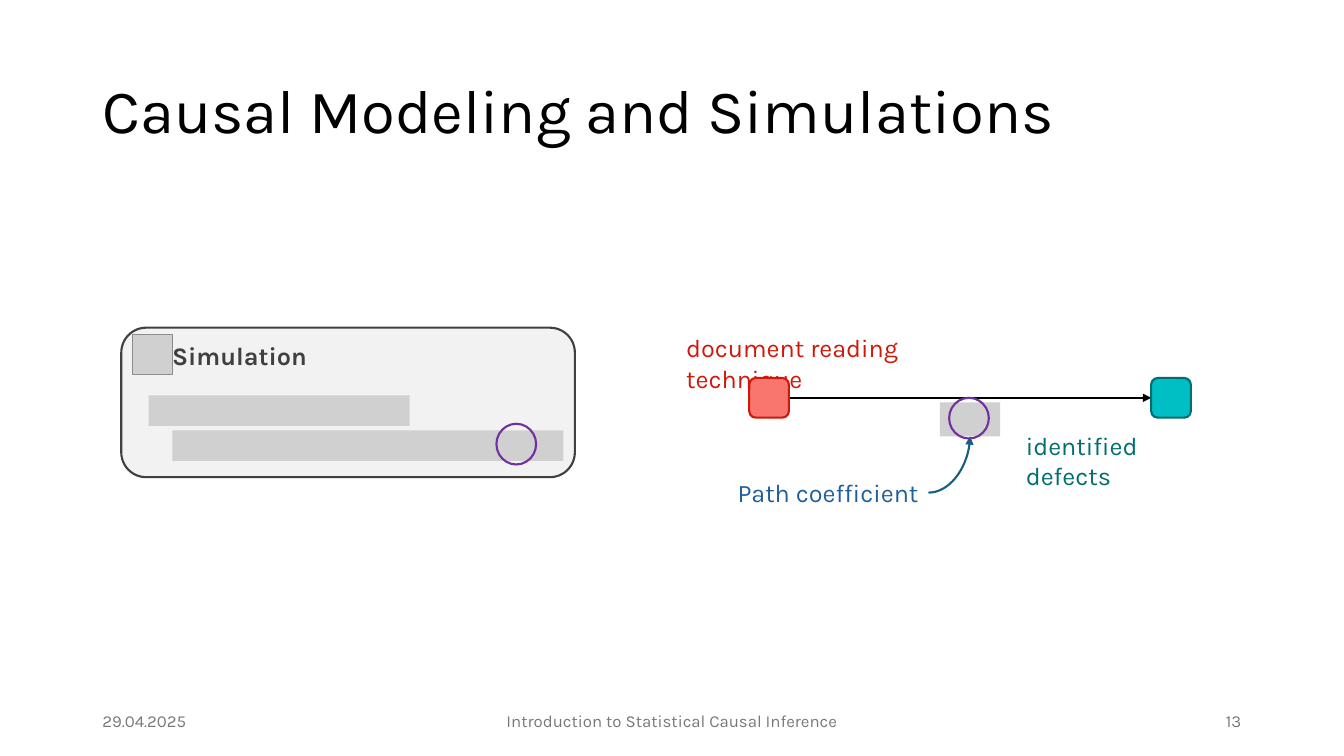
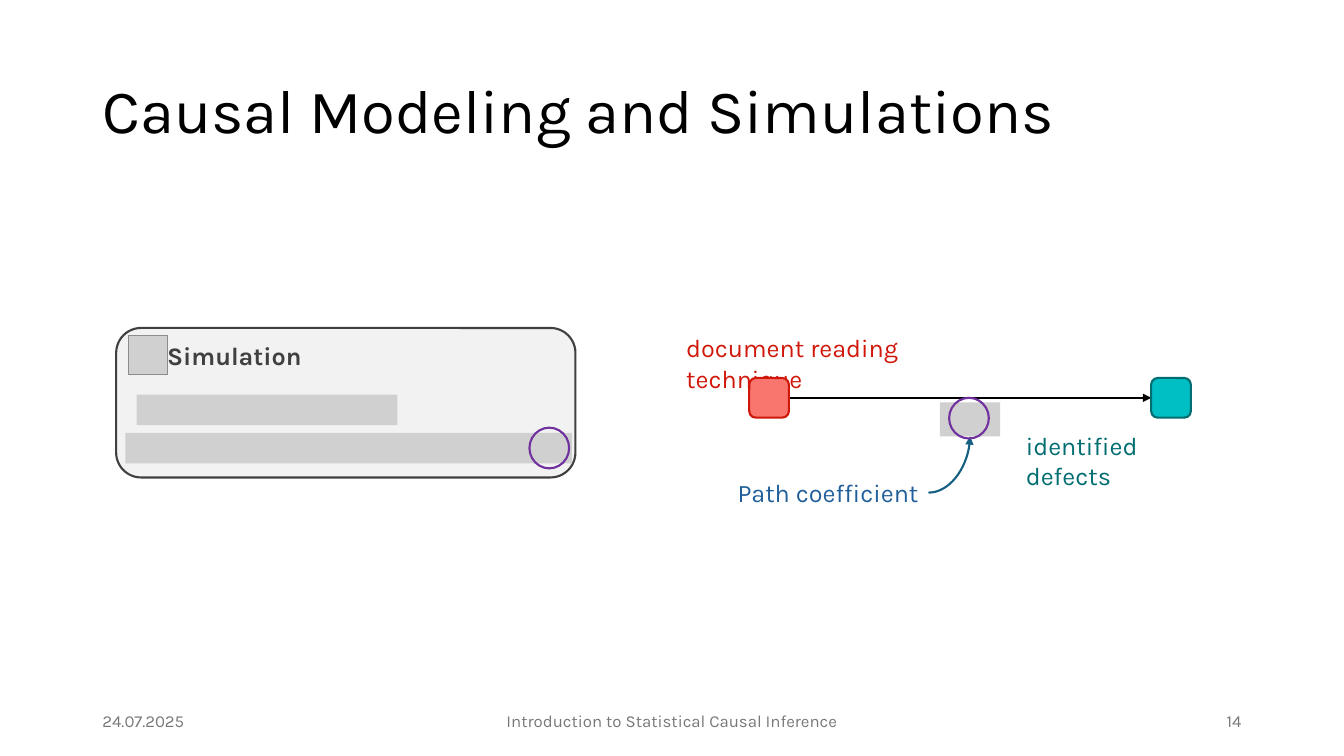
Before and after one commit to JulianFrattini/bda4sci, a slide deck: slide 14 of version2/slides/intro-sci.pptx (slide 13 before the commit). Drawn at 1344x756 pixels with LibreOffice and Linux fonts; fonts in the diff are those of the drawing; grey boxes stand for pictures. Boxes give left, top, right and bottom in pixels: in the first picture for what was removed or moved away, otherwise in the second. Text is boxed around its words. In the diff, an @@ line names an element or a change of style, - is before the commit and + after.

Commit message:
Reworked simulation notebook

```diff
--- a/version2/slides/intro-sci.pptx
+++ b/version2/slides/intro-sci.pptx
@@ rounded rectangle "Simulation": place and size @@
-rounded rectangle "Simulation" at <box>121,328,575,477</box>
+rounded rectangle "Simulation" at <box>116,328,576,477</box>
@@ picture: place and size @@
-picture at <box>133,335,172,374</box>
+picture at <box>128,336,167,375</box>
@@ picture: place and size @@
-picture at <box>149,395,410,425</box>
+picture at <box>137,395,398,425</box>
@@ picture: place and size @@
-picture at <box>172,431,564,461</box>
+picture at <box>125,433,572,463</box>
@@ ellipse: place and size @@
-ellipse at <box>496,423,535,464</box>
+ellipse at <box>529,427,569,468</box>
@@ text at <box>102,716,184,727</box>: text changed @@
-29.04.2025
+24.07.2025
@@ page number at <box>1227,716,1242,727</box>: text changed @@
-13
+14
```
Also in this commit, not shown: 44 other slides changed, 1 slide added, 9 other files.
